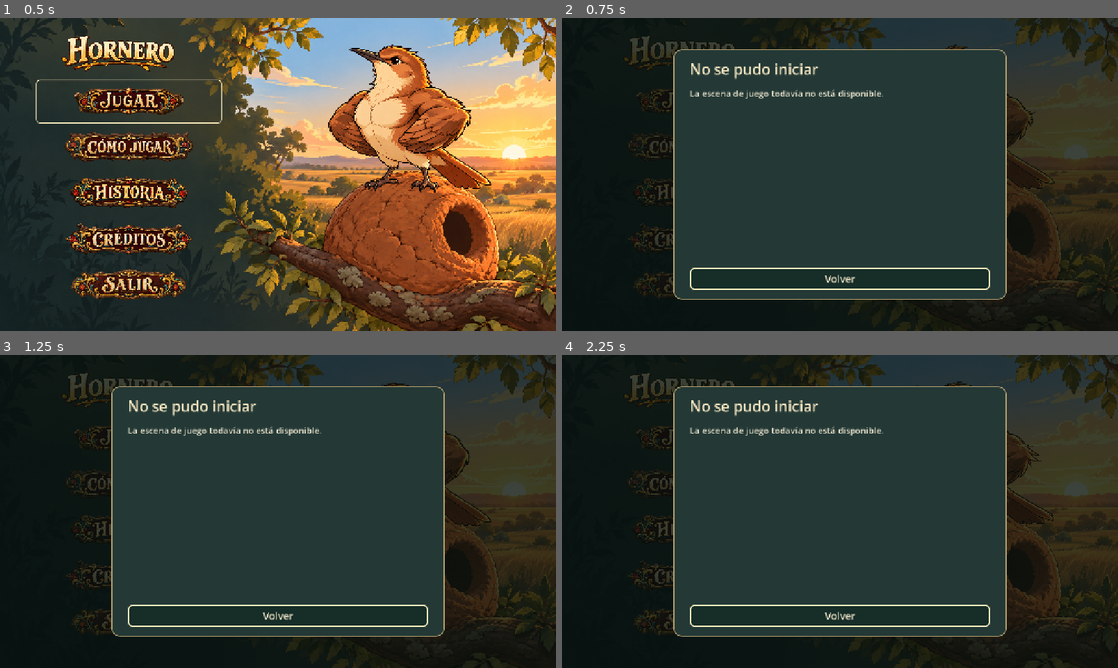
Above: before the commit, frames 1-4 (two rows, left to right).
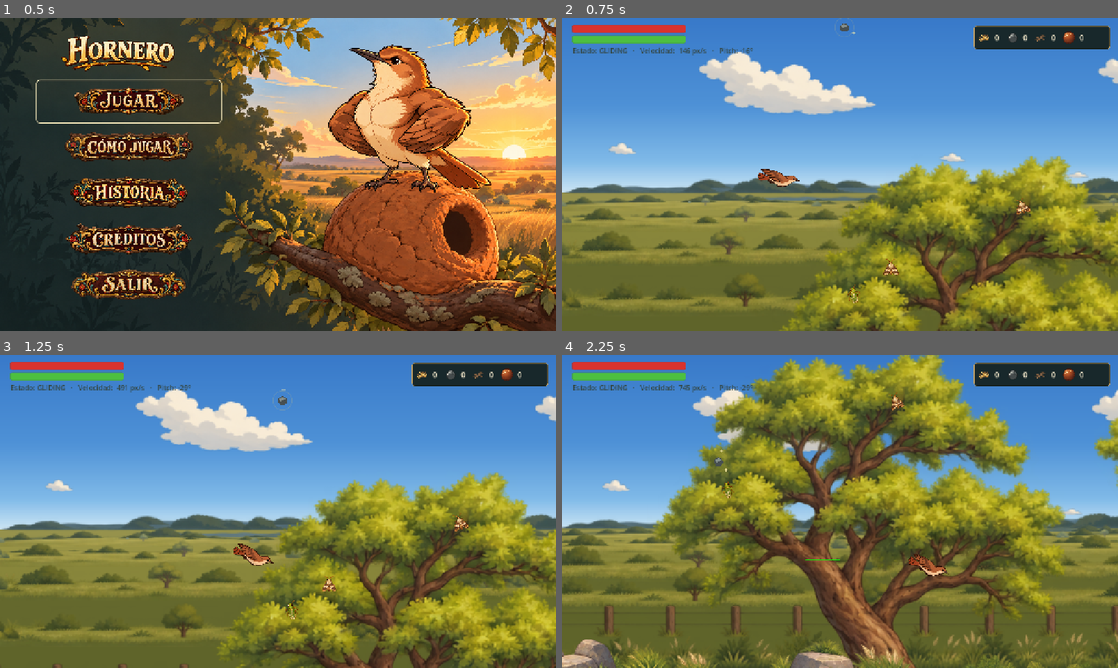
Above: after the commit, the same moments.

Repository: Martin-Fedorenko/hornero
Game: Godot game, scene res://Hornero_Menu_Inicio/menu_hornero/menu_inicio.tscn
The game is run twice, just before and just after one commit, with the same random seed, the same clock (stepped at 60 frames per second) and the same inputs. Sound files missing from this copy of the repository are replaced by a short silence.
Inputs (mouse positions are in pixels of both pictures, inside the frame that each line leads up to):
- Up to frame 1 (0.5 s): no input
- Up to frame 2 (0.75 s): click (689, 102) at 0.5 s
- Up to frame 3 (1.25 s): no input
- Up to frame 4 (2.25 s): click (689, 439) at 1.27 s; click (689, 483) at 2.02 s

Frame 1 is identical in both runs. In frame 2, 99% of the frame differs, in the area x 0-100%, y 0-100%; in frame 3, 99%; in frame 4, 99%.

Commit message:
arregladoMAIN

Diff:
--- a/game/scenes/main.tscn
+++ b/game/scenes/main.tscn
@@ -19,6 +19,12 @@
 [ext_resource type="Script" path="res://scripts/ui/vitals_hud.gd" id="11_vitals_hud"]
 [ext_resource type="Script" path="res://scripts/ui/death_screen.gd" id="12_death_screen"]
 
+[ext_resource type="Script" uid="uid://b4fuied2nfcsy" path="res://scripts/ui/vitals_hud.gd" id="11_vitals_hud"]
+[ext_resource type="Script" uid="uid://dd7q7ynvslfy" path="res://scripts/ui/death_screen.gd" id="12_death_screen"]
+[ext_resource type="PackedScene" path="res://scenes/arbol.tscn" id="13_arbol"]
+[ext_resource type="PackedScene" uid="uid://4jpbvg34m0h6" path="res://scenes/gato_montes.tscn" id="11_ya4ey"]
+[ext_resource type="Script" uid="uid://2816edmgmc6c" path="res://scripts/gatoMontez/gato_spawner.gd" id="20_gqmmt"]
+
 [sub_resource type="AtlasTexture" id="AtlasTexture_a8y0u"]
 atlas = ExtResource("6_choun")
 region = Rect2(0, 0, 692, 724)
